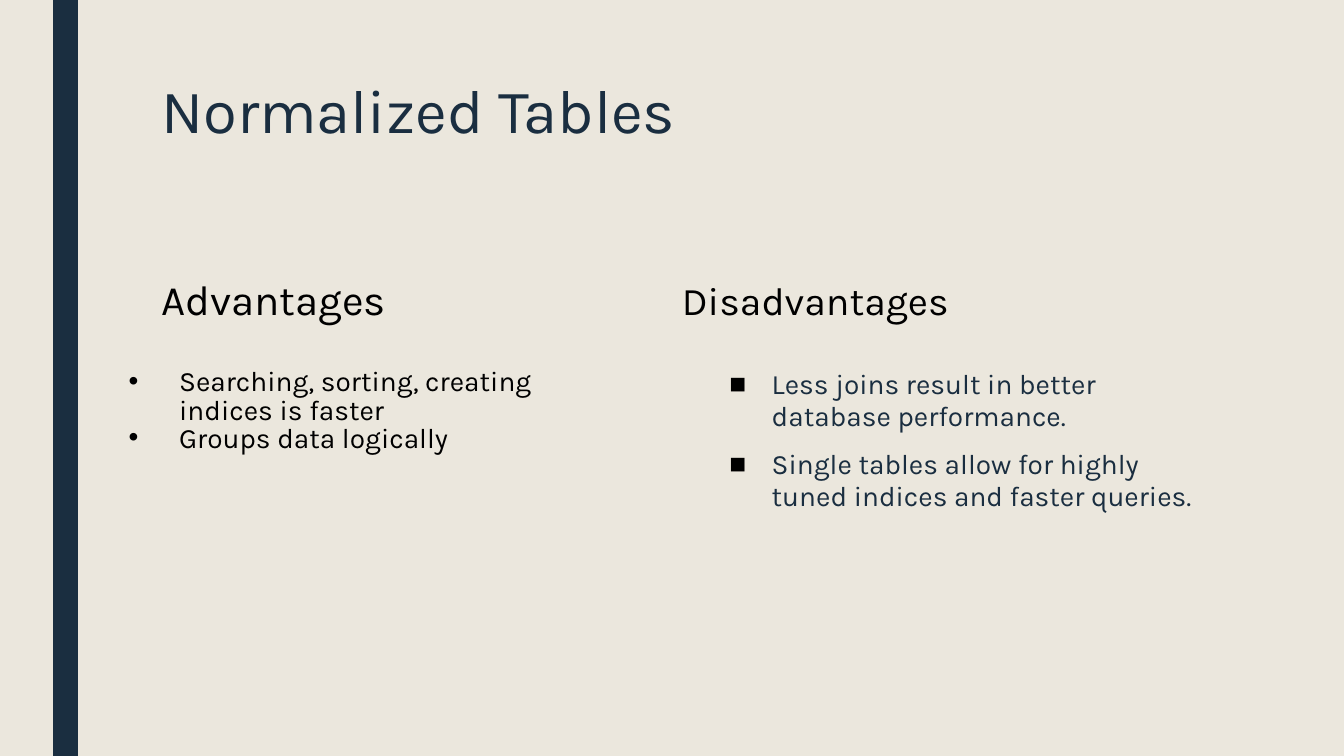
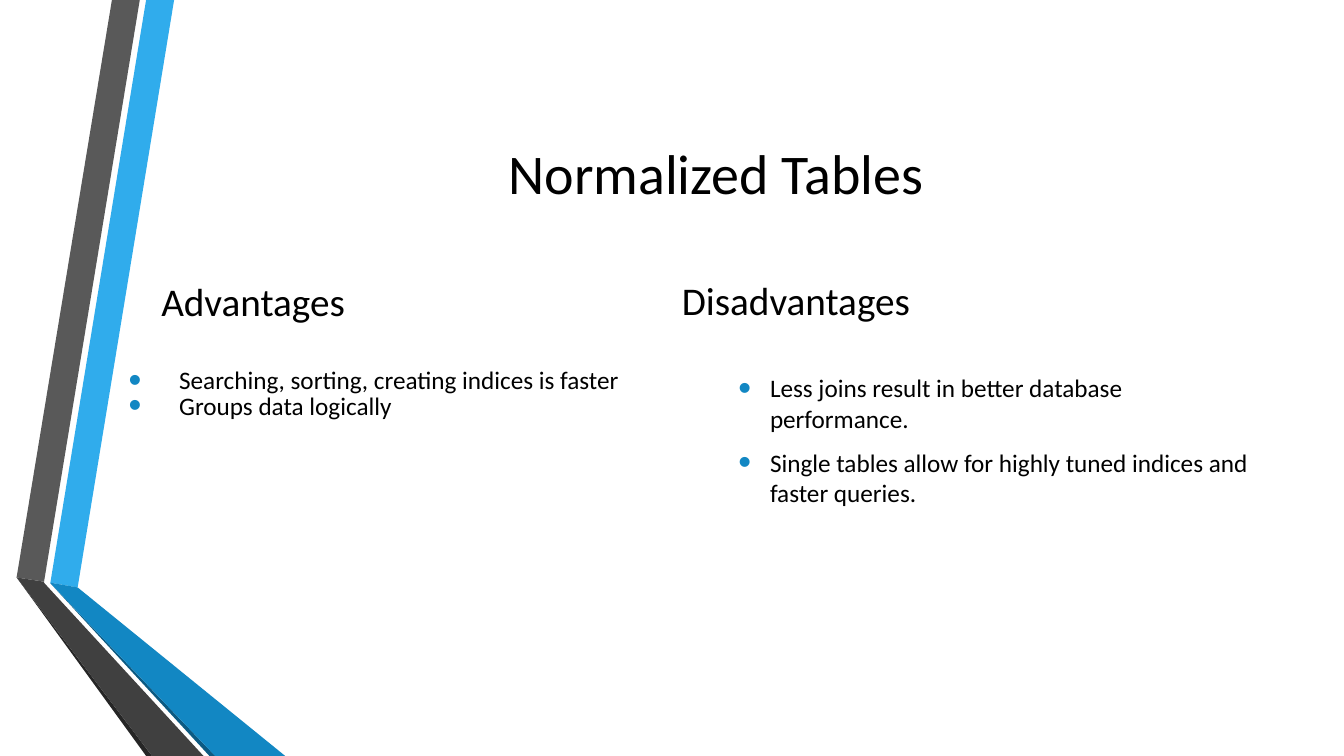
Before and after one commit to MGIS-UMN/GIS5577_week4, a slide deck: slide 2 of Advanced_DB_queries.odp. Drawn at 1344x756 pixels with LibreOffice and Linux fonts; fonts in the diff are those of the drawing; background and template pictures are left out. Boxes give left, top, right and bottom in pixels: in the first picture for what was removed or moved away, otherwise in the second. Text is boxed around its words. In the diff, an @@ line names an element or a change of style, - is before the commit and + after.

```diff
--- a/Advanced_DB_queries.odp
+++ b/Advanced_DB_queries.odp
@@ background #EBE7DD to picture (left out) @@
@@ freeform shape removed at box(52, 0, 78, 756) @@
@@ title "Normalized Tables": place and size @@
-title "Normalized Tables" at box(161, 90, 675, 134)
+title "Normalized Tables" at box(508, 155, 923, 195)
@@ title "Normalized Tables" at box(508, 155, 923, 195): size 44 to 40 pt, font Karla to Calibri, text colour #1A2E40 to #000000; alignment left to centre; line spacing 0.89 to 1; vertical alignment top to middle @@
@@ text "Advantages" at box(161, 288, 345, 323): size 30 to 28 pt, font Karla to Calibri; line spacing 0.84 to 1; more space between paragraphs @@
@@ text "Disadvantages" at box(682, 287, 910, 322): font Karla to Calibri @@
@@ text "Searching, sorting, creating indices is ..." at box(179, 371, 618, 420): size 20 to 18 pt, font Karla to Calibri; bullet colour #000000 to #1287C3 @@
@@ text "Less joins result in better ..." at box(770, 379, 1248, 506): size 20 to 18 pt, font Karla to Calibri, text colour #1A2E40 to #000000; bullet ■ to •; line spacing 0.94 to 1; less space between paragraphs; bullet colour #000000 to #1287C3 @@
@@ group added at box(16, 0, 285, 756): 6 freeform shapes @@
```
Also in this commit, not shown: 32 other slides changed.
